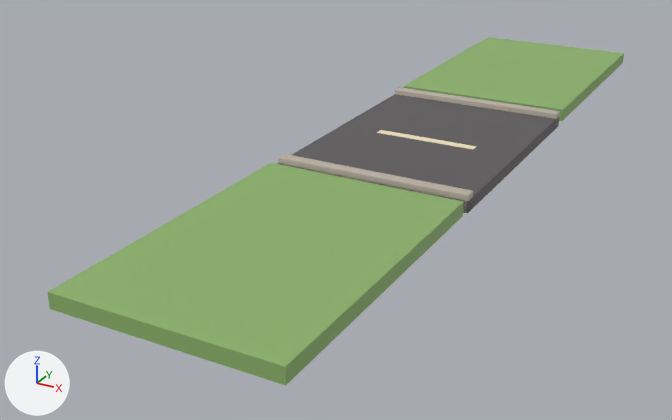
An edit to the FBX model Assets/Resources/Models/road_tile.fbx, drawn before and after from the same camera.
Before and after are seen from a 50 mm lens placed at (3.65, -8.66, 3.26), pointed at (-0.71, -0.73, -0.71). The lights are fixed; the arrows at lower left show +X, +Y and +Z. The picture after the commit comes second. Where no turn or scale is listed for an object, it has been applied to the vertices.

The first picture shows 'road_tile'.
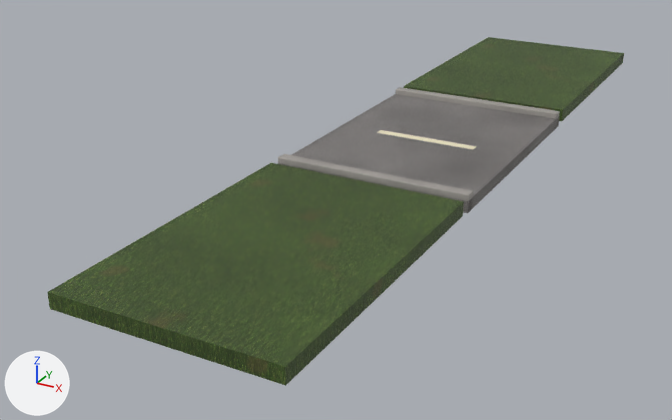
Location of each change, [x1, y1, x2, y2] in pixels of the pictures (672 x 420 px):
part 1 of me_road_tile, recoloured: [278, 94, 559, 213] in both
part 2 of me_road_tile, recoloured: [278, 87, 560, 209] in both
part 3 of me_road_tile, recoloured (darker): [47, 37, 624, 385] in both

What changed in the scene script:
```text
Add img_grass_png:
    img_grass_png = load_image('grass.png', '../Textures/grass.png', 1024, 1024, 'sRGB')
Add img_grass_n_png:
    img_grass_n_png = load_image('grass_n.png', '../Textures/grass_n.png', 1024, 1024, 'Non-Color')
Add img_concrete_png:
    img_concrete_png = load_image('concrete.png', '../Textures/concrete.png', 1024, 1024, 'sRGB')
Add img_concrete_n_png:
    img_concrete_n_png = load_image('concrete_n.png', '../Textures/concrete_n.png', 1024, 1024, 'Non-Color')
Add img_asphalt_n_png:
    img_asphalt_n_png = load_image('asphalt_n.png', '../Textures/asphalt_n.png', 1024, 1024, 'Non-Color')
Add img_asphalt_png:
    img_asphalt_png = load_image('asphalt.png', '../Textures/asphalt.png', 1024, 1024, 'sRGB')
Add mat_tex_grass:
    mat_tex_grass = bpy.data.materials.new('tex_grass')
    # uses the picture img_grass_n_png
    # uses the picture img_grass_png
Add mat_tex_concrete:
    mat_tex_concrete = bpy.data.materials.new('tex_concrete')
    # uses the picture img_concrete_n_png
    # uses the picture img_concrete_png
Add mat_tex_asphalt:
    mat_tex_asphalt = bpy.data.materials.new('tex_asphalt')
    # uses the picture img_asphalt_n_png
    # uses the picture img_asphalt_png
Add mat_matte_e9e0c4:
    mat_matte_e9e0c4 = principled_material('matte_E9E0C4')
    mat_matte_e9e0c4.base_color = (0.815, 0.745, 0.552)  # pale yellow #e9e0c4
    mat_matte_e9e0c4.roughness = 0.9
Change me_road_tile:
    where me_road_tile.from_pydata(...)  # 144 vertices, 132 faces; spans x -1.0..1.0, y -4.5..4.5, z -0.12..0.06
    used by ob_road_tile; location = (0.0, 0.0, 0.0)
    remove me_road_tile.materials.append(mat_matte_f2e6c4)  # beige #f2e6c4
    me_road_tile part 1: all 6 faces that had it switch from mat_col_5e5a5c (dark grey #5e5a5c) to mat_tex_asphalt
    me_road_tile part 2: all 108 faces that had it switch from mat_col_bdb3a6 (grey #bdb3a6) to mat_tex_concrete
    me_road_tile part 3: all 12 faces that had it switch from mat_col_8db36b (green #8db36b) to mat_tex_grass
    add me_road_tile.materials.append(mat_matte_e9e0c4)  # pale yellow #e9e0c4
```
